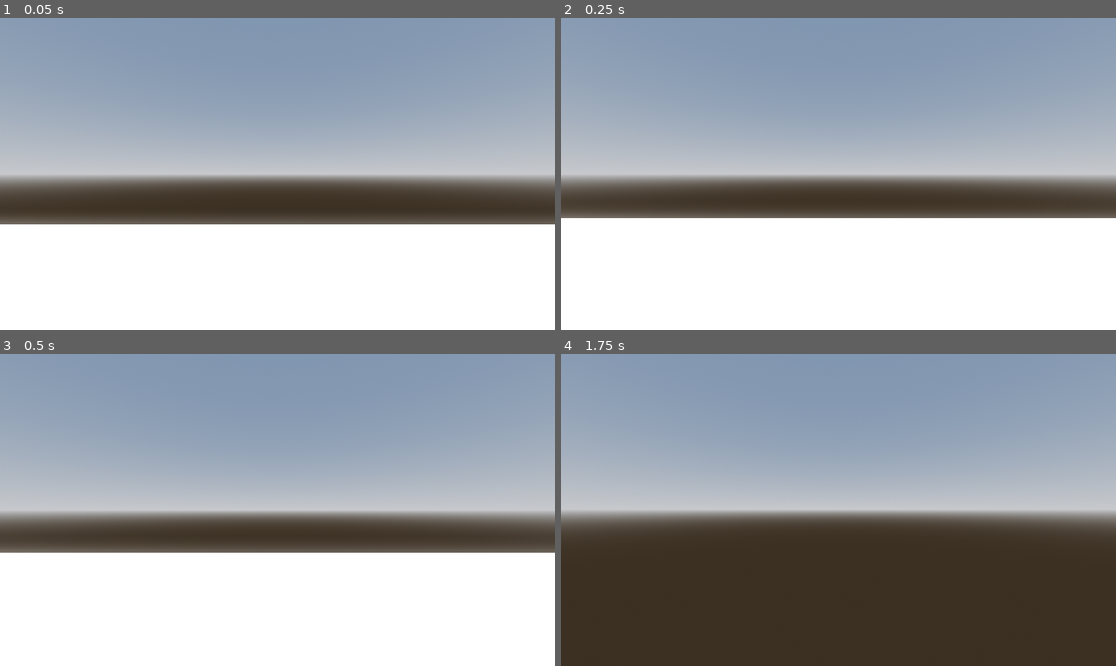
Above: before the commit, frames 1-4 (two rows, left to right).
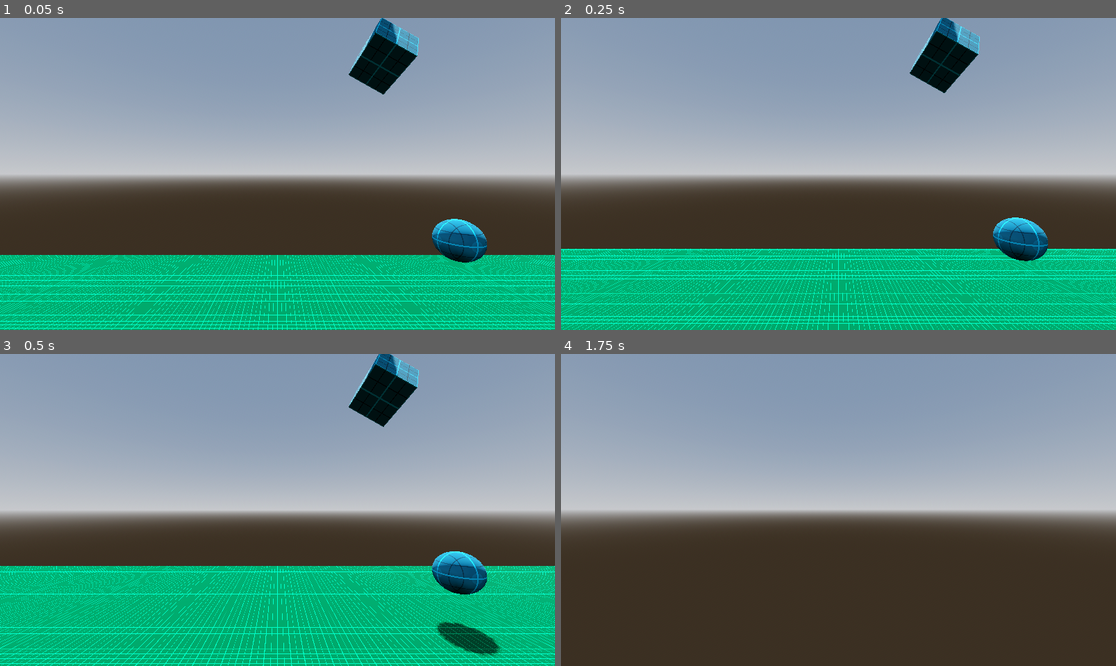
Above: after the commit, the same moments.

Repository: owenbmcc/3D_Game_Template
Game: Godot game, scene res://Scenes/Levels/level_1.tscn
The game is run twice, just before and just after one commit, with the same random seed, the same clock (stepped at 60 frames per second) and the same inputs. This scene is started directly instead of the project's main scene.
Inputs (mouse positions are in pixels of both pictures, inside the frame that each line leads up to):
- Up to frame 1 (0.05 s): no input
- Up to frame 2 (0.25 s): no input
- Up to frame 3 (0.5 s): no input
- Up to frame 4 (1.75 s): move the mouse to (866, 510) at 0.52 s; hold W (move_forward) from 0.53 s (still down); tap F (pickup, bound only after the commit) at 0.6 s; tap Space (jump) at 0.77, 1.07, 1.52, 1.55 s; click (866, 510) at 0.8 s; move the mouse to (810, 510) at 1.27 s; click (810, 510) at 1.35 s

The runs differ from the first frame. In frame 1, 38% of the frame differs, in the area x 0-100%, y 0-100%; in frame 2, 40%; in frame 3, 40%; in frame 4, nothing differs.
Error after the commit: Invalid call. Nonexistent function 'apply_impulse' in base 'Nil'. (res://Scripts/pickup.gd:45)

Commit message:
adds pickup objects

Diff:
--- /dev/null
+++ b/Scenes/Components/box.tscn
@@ -0,0 +1,20 @@
+[gd_scene load_steps=4 format=3 uid="uid://cytov7d0ws38j"]
+
+[ext_resource type="Material" uid="uid://cx1i646yip0ur" path="res://Materials/BlueGrid.tres" id="1_g3idm"]
+
+[sub_resource type="BoxMesh" id="BoxMesh_82ebl"]
+
+[sub_resource type="BoxShape3D" id="BoxShape3D_saanx"]
+
+[node name="Box" type="RigidBody3D"]
+transform = Transform3D(0.871128, 0.269364, -0.410583, -0.491056, 0.47785, -0.728371, 0, 0.836123, 0.548541, 2.5338, 5.81261, -4.89984)
+collision_layer = 8
+collision_mask = 11
+
+[node name="MeshInstance3D" type="MeshInstance3D" parent="."]
+material_override = ExtResource("1_g3idm")
+mesh = SubResource("BoxMesh_82ebl")
+
+[node name="CollisionShape3D" type="CollisionShape3D" parent="."]
+transform = Transform3D(1, -9.80445e-10, 5.43713e-09, 9.97938e-09, 1, 1.80181e-08, -2.13223e-08, 2.46374e-09, 1, 0, 0, 0)
+shape = SubResource("BoxShape3D_saanx")
--- a/Scenes/Levels/level_1.tscn
+++ b/Scenes/Levels/level_1.tscn
@@ -1,6 +1,9 @@
-[gd_scene load_steps=14 format=3 uid="uid://dfyhc6rflwyd1"]
+[gd_scene load_steps=19 format=3 uid="uid://dfyhc6rflwyd1"]
 
 [ext_resource type="PackedScene" uid="uid://b0q0bnia378s4" path="res://Scenes/Player.tscn" id="1_3wbjw"]
+[ext_resource type="Material" uid="uid://chkfp1mmjeiau" path="res://Materials/GreenGrid.tres" id="1_ivccj"]
+[ext_resource type="Material" uid="uid://cx1i646yip0ur" path="res://Materials/BlueGrid.tres" id="3_0i6u2"]
+[ext_resource type="PackedScene" uid="uid://cytov7d0ws38j" path="res://Scenes/Components/box.tscn" id="3_iy27p"]
 
 [sub_resource type="ProceduralSkyMaterial" id="ProceduralSkyMaterial_uebuw"]
 sky_horizon_color = Color(0.64625, 0.65575, 0.67075, 1)
@@ -16,12 +19,12 @@
 glow_enabled = true
 
 [sub_resource type="BoxMesh" id="BoxMesh_u3jaq"]
-size = Vector3(30, 1, 20)
+size = Vector3(30, 10, 20)
 
 [sub_resource type="StandardMaterial3D" id="StandardMaterial3D_ulopl"]
 
 [sub_resource type="BoxShape3D" id="BoxShape3D_n3eey"]
-size = Vector3(30, 1, 20)
+size = Vector3(30, 10, 20)
 
 [sub_resource type="CylinderMesh" id="CylinderMesh_cje1r"]
 top_radius = 0.4
@@ -48,6 +51,10 @@
 radial_segments = 8
 rings = 8
 
+[sub_resource type="SphereMesh" id="SphereMesh_jefp8"]
+
+[sub_resource type="SphereShape3D" id="SphereShape3D_h8phn"]
+
 [node name="Level 1" type="Node3D"]
 metadata/_edit_lock_ = true
 
@@ -59,9 +66,12 @@
 environment = SubResource("Environment_w7oi5")
 
 [node name="Ground" type="StaticBody3D" parent="."]
-metadata/_edit_lock_ = true
+transform = Transform3D(1, 0, 0, 0, 1, 0, 0, 0, 1, 2.08165e-12, -6, 2.08165e-12)
+collision_layer = 2
+collision_mask = 0
 
 [node name="MeshInstance3D" type="MeshInstance3D" parent="Ground"]
+material_override = ExtResource("1_ivccj")
 mesh = SubResource("BoxMesh_u3jaq")
 surface_material_override/0 = SubResource("StandardMaterial3D_ulopl")
 
@@ -71,6 +81,7 @@
 
 [node name="Tree" type="Node3D" parent="."]
 transform = Transform3D(1, 0, 0, 0, 1, 0, 0, 0, 1, 3.11737, 2.48618, 7.1815)
+visible = false
 
 [node name="Trunk" type="StaticBody3D" parent="Tree"]
 transform = Transform3D(1, 0, 0, 0, 1, 0, 0, 0, 1, 0, 0.49152, 0)
@@ -92,6 +103,7 @@
 
 [node name="Tree2" type="Node3D" parent="."]
 transform = Transform3D(1, 0, 0, 0, 1, 0, 0, 0, 1, -6.42457, 2.48618, 7.1815)
+visible = false
 
 [node name="Trunk" type="StaticBody3D" parent="Tree2"]
 transform = Transform3D(1, 0, 0, 0, 1, 0, 0, 0, 1, 0, 0.49152, 0)
@@ -113,3 +125,25 @@
 
 [node name="Player" parent="." instance=ExtResource("1_3wbjw")]
 transform = Transform3D(1, 0, 0, 0, 1, 0, 0, 0, 1, 0, 1.90553, 0)
+collision_mask = 2
+jump_height = 2.0
+
+[node name="Box" parent="." instance=ExtResource("3_iy27p")]
+
+[node name="Box2" parent="." instance=ExtResource("3_iy27p")]
+transform = Transform3D(0.871128, 0.269364, -0.410583, -0.491056, 0.47785, -0.728371, 0, 0.836123, 0.548541, 2.5338, 7.84407, -4.89984)
+
+[node name="Box3" parent="." instance=ExtResource("3_iy27p")]
+transform = Transform3D(0.871128, 0.269364, -0.410583, -0.491056, 0.47785, -0.728371, 0, 0.836123, 0.548541, 2.5338, 10.1282, -4.89984)
+
+[node name="RigidBody3D" type="RigidBody3D" parent="."]
+transform = Transform3D(1, 0, 0, 0, 1, 0, 0, 0, 1, 4.38915, 1.39084, -4.94745)
+collision_layer = 8
+collision_mask = 11
+
+[node name="MeshInstance3D" type="MeshInstance3D" parent="RigidBody3D"]
+material_override = ExtResource("3_0i6u2")
+mesh = SubResource("SphereMesh_jefp8")
+
+[node name="CollisionShape3D" type="CollisionShape3D" parent="RigidBody3D"]
+shape = SubResource("SphereShape3D_h8phn")
--- a/Scenes/Player.tscn
+++ b/Scenes/Player.tscn
@@ -1,10 +1,14 @@
-[gd_scene load_steps=4 format=3 uid="uid://b0q0bnia378s4"]
+[gd_scene load_steps=6 format=3 uid="uid://b0q0bnia378s4"]
 
 [ext_resource type="Script" path="res://Scripts/FirstPersonController.gd" id="1_qtton"]
+[ext_resource type="Script" path="res://Scripts/pickup.gd" id="2_7e28s"]
 
 [sub_resource type="CapsuleMesh" id="1"]
 
 [sub_resource type="CapsuleShape3D" id="2"]
+
+[sub_resource type="BoxShape3D" id="BoxShape3D_j235a"]
+size = Vector3(1.8374, 2.09253, 1.35449)
 
 [node name="Player" type="CharacterBody3D"]
 script = ExtResource("1_qtton")
@@ -19,3 +23,18 @@
 [node name="Camera" type="Camera3D" parent="."]
 transform = Transform3D(1, 0, 0, 0, 1, 0, 0, 0, 1, 2.08165e-12, 1.1, 2.08165e-12)
 current = true
+
+[node name="PickupArea" type="Area3D" parent="Camera"]
+transform = Transform3D(1, 0, 0, 0, 1, 0, 0, 0, 1, 0, -1.17063, -1.123)
+collision_layer = 16
+collision_mask = 8
+script = ExtResource("2_7e28s")
+
+[node name="CollisionShape3D" type="CollisionShape3D" parent="Camera/PickupArea"]
+transform = Transform3D(1, 0, 0, 0, 1, 0, 0, 0, 1, -0.0390625, 0.217651, -0.177246)
+shape = SubResource("BoxShape3D_j235a")
+
+[node name="Hand" type="Marker3D" parent="Camera"]
+transform = Transform3D(1, 0, 0, 0, 1, 0, 0, 0, 1, 0.700257, -0.601449, -2.08917)
+
+[connection signal="body_entered" from="Camera/PickupArea" to="Camera/PickupArea" method="_on_body_entered"]
--- /dev/null
+++ b/Scripts/pickup.gd
@@ -0,0 +1,55 @@
+extends Area3D
+
+@onready var hand = $"../Hand"
+@onready var camera = $".."
+
+var pull_speed = 2
+var throw_speed = 8
+
+var pickup_object = null
+var is_picked = false
+
+func _physics_process(_delta):
+	# check that we have an object picked up
+	if pickup_object and is_picked:
+		# get the distance between object and hand
+		var obj_pos = pickup_object.global_transform.origin
+		var hand_pos = hand.global_transform.origin
+		# get the direction of that distance
+		var dir = (hand_pos - obj_pos).normalized() * pull_speed
+		# move the object in that direction
+		pickup_object.set_linear_velocity(dir)
+
+# detect user input
+func _unhandled_input(_event):
+	# if user hits "f" or pickup button
+	if Input.is_action_just_pressed("pickup"):
+		# if object detected
+		if pickup_object:
+			# if object already picked up
+			if is_picked:
+				# drop object
+				pickup_object = null
+				is_picked = false
+			else:
+				# pick up object
+				is_picked = true
+
+	# detect user clicked throw
+	if Input.is_action_just_pressed("throw"):
+		# get direction of camera
+		var dir = -camera.global_transform.basis.z.normalized()
+		# add an upward direction
+		dir = dir + Vector3(0, 1, 0)
+		# apply force in direction with throw_speed
+		pickup_object.apply_impulse(dir * throw_speed)
+		# remove object
+		pickup_object = null
+		is_picked = false
+
+func _on_body_entered(body):
+	# first check if an object is picked up
+	if pickup_object and is_picked:
+		# if so, end function here
+		return
+	pickup_object = body
--- a/project.godot
+++ b/project.godot
@@ -94,12 +94,24 @@
 "deadzone": 0.5,
 "events": []
 }
+pickup={
+"deadzone": 0.5,
+"events": [Object(InputEventKey,"resource_local_to_scene":false,"resource_name":"","device":-1,"window_id":0,"alt_pressed":false,"shift_pressed":false,"ctrl_pressed":false,"meta_pressed":false,"pressed":false,"keycode":0,"physical_keycode":70,"key_label":0,"unicode":102,"echo":false,"script":null)
+]
+}
+throw={
+"deadzone": 0.5,
+"events": [Object(InputEventMouseButton,"resource_local_to_scene":false,"resource_name":"","device":-1,"window_id":0,"alt_pressed":false,"shift_pressed":false,"ctrl_pressed":false,"meta_pressed":false,"button_mask":0,"position":Vector2(0, 0),"global_position":Vector2(0, 0),"factor":1.0,"button_index":1,"canceled":false,"pressed":false,"double_click":false,"script":null)
+]
+}
 
 [layer_names]
 
 3d_physics/layer_1="Player"
 3d_physics/layer_2="Platforms"
 3d_physics/layer_3="Collectible"
+3d_physics/layer_4="Pickable"
+3d_physics/layer_5="PickupDetector"
 
 [physics]
 
